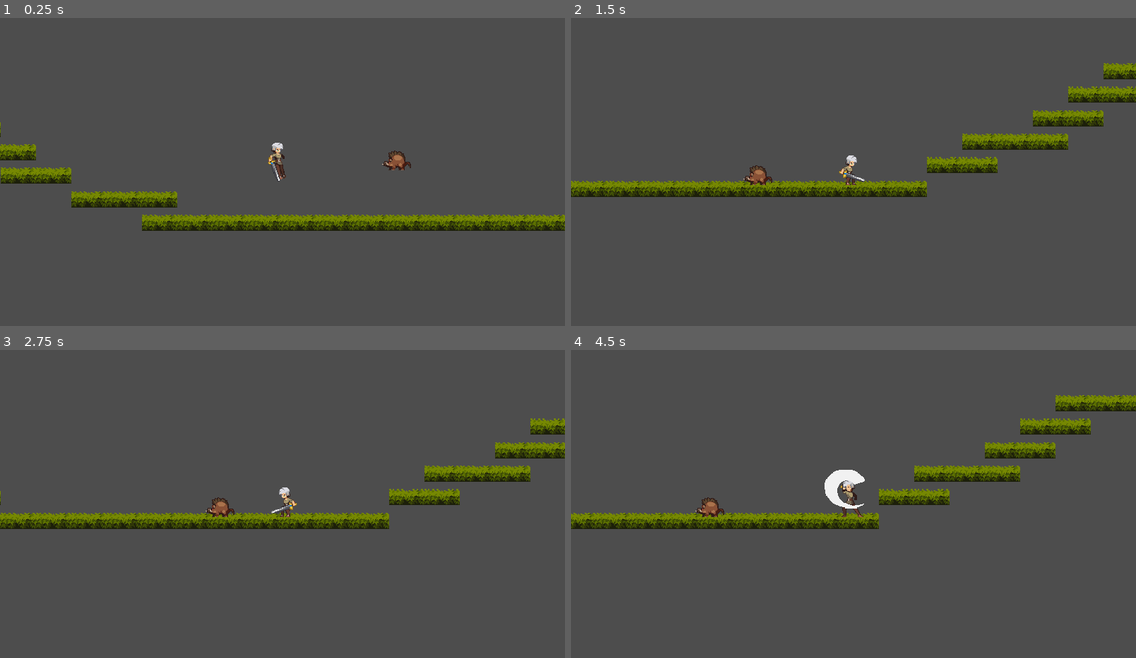
Above: before the commit, frames 1-4 (two rows, left to right).
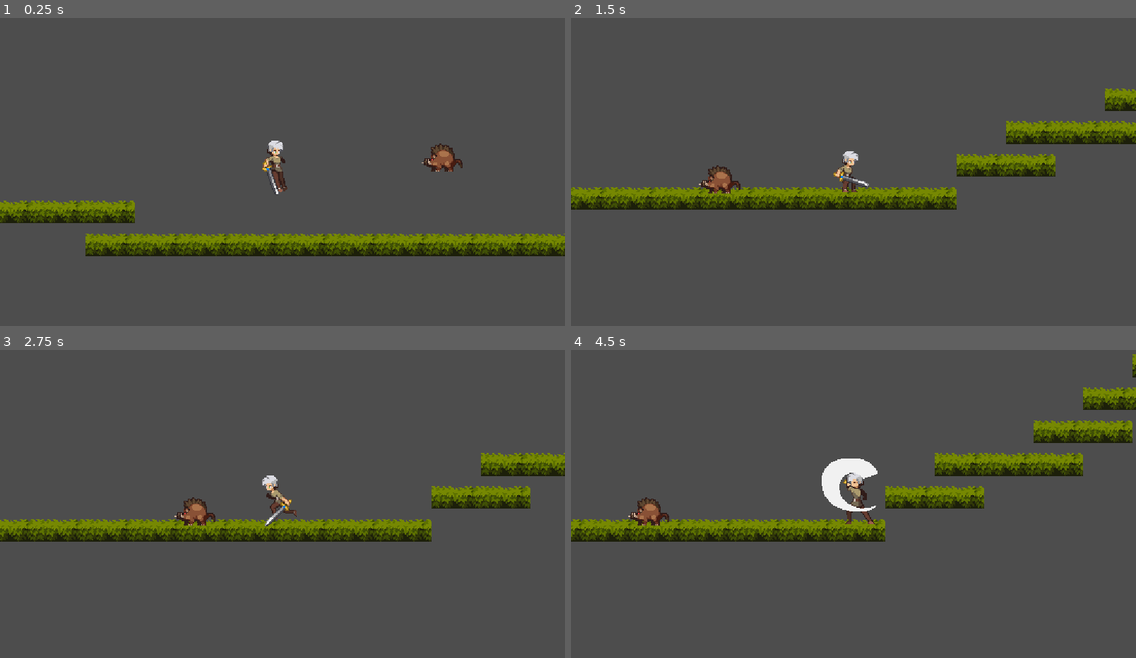
Above: after the commit, the same moments.

Repository: hatz2/blade-of-the-fallen
Game: Godot game, scene res://test_world/test_world.tscn
Two runs of this game, one before a commit and one after it. Both use one fixed random seed, a clock stepped at 60 frames per second and the inputs below.
Inputs:
- Up to frame 1 (0.25 s): no input
- Up to frame 2 (1.5 s): tap Enter (ui_accept) at 0.5 s; hold Up (jump) 0.53-1.28 s; hold Right (run_right) from 0.53 s (still down); tap F (attack) at 1.35 s
- Up to frame 3 (2.75 s): tap Up (jump) at 1.52, 1.55, 1.82 s; release Right (run_right) at 2.03 s; hold Left (run_left) from 2.03 s (still down); hold Up (jump) from 2.03 s (still down)
- Up to frame 4 (4.5 s): release Left (run_left) at 2.78 s; release Up (jump) at 2.78 s; hold Right (run_right) 2.78-4.28 s; tap F (attack) at 2.85, 4.35 s; tap Up (jump) at 3.02, 3.05, 3.32 s; hold Up (jump) 3.53-4.28 s; hold Left (run_left) from 4.28 s (still down)

The runs differ from the first frame. In frame 1, 14% of the frame differs, in the area x 0-100%, y 33-78%; in frame 2, 11%; in frame 3, 11%; in frame 4, 12%.

Commit message:
up

Diff:
--- a/player/player.tscn
+++ b/player/player.tscn
@@ -12,9 +12,6 @@
 [ext_resource type="Script" path="res://player/states/attacking.gd" id="10_ajorf"]
 [ext_resource type="Script" path="res://player/debug_label.gd" id="10_g6ufd"]
 
-[sub_resource type="RectangleShape2D" id="RectangleShape2D_k4lyu"]
-size = Vector2(19, 48)
-
 [sub_resource type="AnimationNodeAnimation" id="AnimationNodeAnimation_v8rb7"]
 animation = &"attack"
 
@@ -78,7 +75,7 @@
 states/idle/node = SubResource("AnimationNodeAnimation_b2vju")
 states/idle/position = Vector2(338, 137)
 states/jump/node = SubResource("AnimationNodeAnimation_7y4bl")
-states/jump/position = Vector2(528, 253)
+states/jump/position = Vector2(529, 254)
 states/landing/node = SubResource("AnimationNodeAnimation_kdl40")
 states/landing/position = Vector2(370, 243)
 states/run/node = SubResource("AnimationNodeAnimation_qo3uo")
@@ -185,12 +182,12 @@
 "times": PackedFloat32Array(0),
 "transitions": PackedFloat32Array(1),
 "update": 0,
-"values": [Vector2(-48, -40)]
+"values": [Vector2(-40, -40)]
 }
 
 [sub_resource type="Animation" id="Animation_bvr3q"]
 resource_name = "falling"
-length = 0.4
+length = 0.3
 tracks/0/type = "value"
 tracks/0/imported = false
 tracks/0/enabled = true
@@ -222,22 +219,22 @@
 tracks/2/interp = 1
 tracks/2/loop_wrap = true
 tracks/2/keys = {
-"times": PackedFloat32Array(0, 0.1, 0.2, 0.3),
-"transitions": PackedFloat32Array(1, 1, 1, 1),
-"update": 1,
-"values": [8, 9, 10, 11]
-}
-tracks/3/type = "value"
-tracks/3/imported = false
-tracks/3/enabled = true
-tracks/3/path = NodePath("Sprite2D:position")
-tracks/3/interp = 1
-tracks/3/loop_wrap = true
-tracks/3/keys = {
-"times": PackedFloat32Array(0),
-"transitions": PackedFloat32Array(1),
-"update": 0,
-"values": [Vector2(-32, -40)]
+"times": PackedFloat32Array(0, 0.1, 0.2),
+"transitions": PackedFloat32Array(1, 1, 1),
+"update": 1,
+"values": [8, 9, 10]
+}
+tracks/3/type = "value"
+tracks/3/imported = false
+tracks/3/enabled = true
+tracks/3/path = NodePath("Sprite2D:position")
+tracks/3/interp = 1
+tracks/3/loop_wrap = true
+tracks/3/keys = {
+"times": PackedFloat32Array(0),
+"transitions": PackedFloat32Array(1),
+"update": 0,
+"values": [Vector2(-32, -32)]
 }
 
 [sub_resource type="Animation" id="Animation_a6uky"]
@@ -463,12 +460,12 @@
 "run": SubResource("Animation_kolr3")
 }
 
+[sub_resource type="CapsuleShape2D" id="CapsuleShape2D_82u4x"]
+radius = 6.0
+height = 50.0
+
 [node name="Player" type="CharacterBody2D"]
 script = ExtResource("1_yrp23")
-
-[node name="CollisionShape2D" type="CollisionShape2D" parent="."]
-shape = SubResource("RectangleShape2D_k4lyu")
-metadata/_edit_group_ = true
 
 [node name="AnimationTree" type="AnimationTree" parent="."]
 tree_root = SubResource("AnimationNodeStateMachine_bd5c0")
@@ -530,5 +527,9 @@
 script = ExtResource("10_g6ufd")
 state_machine = NodePath("../StateMachine")
 
+[node name="CollisionShape2D" type="CollisionShape2D" parent="."]
+shape = SubResource("CapsuleShape2D_82u4x")
+metadata/_edit_group_ = true
+
 [connection signal="animation_finished" from="AnimationTree" to="StateMachine/Landing" method="_on_animation_tree_animation_finished"]
 [connection signal="animation_finished" from="AnimationTree" to="StateMachine/Attacking" method="_on_animation_tree_animation_finished"]
--- a/test_world/test_world.tscn
+++ b/test_world/test_world.tscn
@@ -1419,7 +1419,7 @@
 position = Vector2(703, 457)
 
 [node name="Camera2D" type="Camera2D" parent="Player"]
-zoom = Vector2(2.5, 2.5)
+zoom = Vector2(3.5, 3.5)
 
 [node name="Monster" parent="." instance=ExtResource("3_huu0s")]
 position = Vector2(860, 445)
